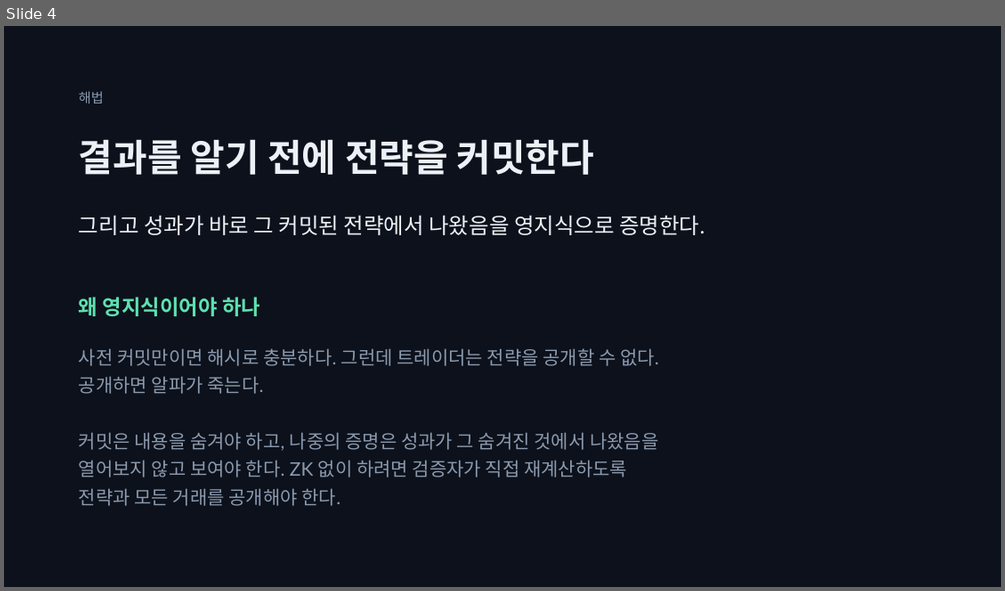
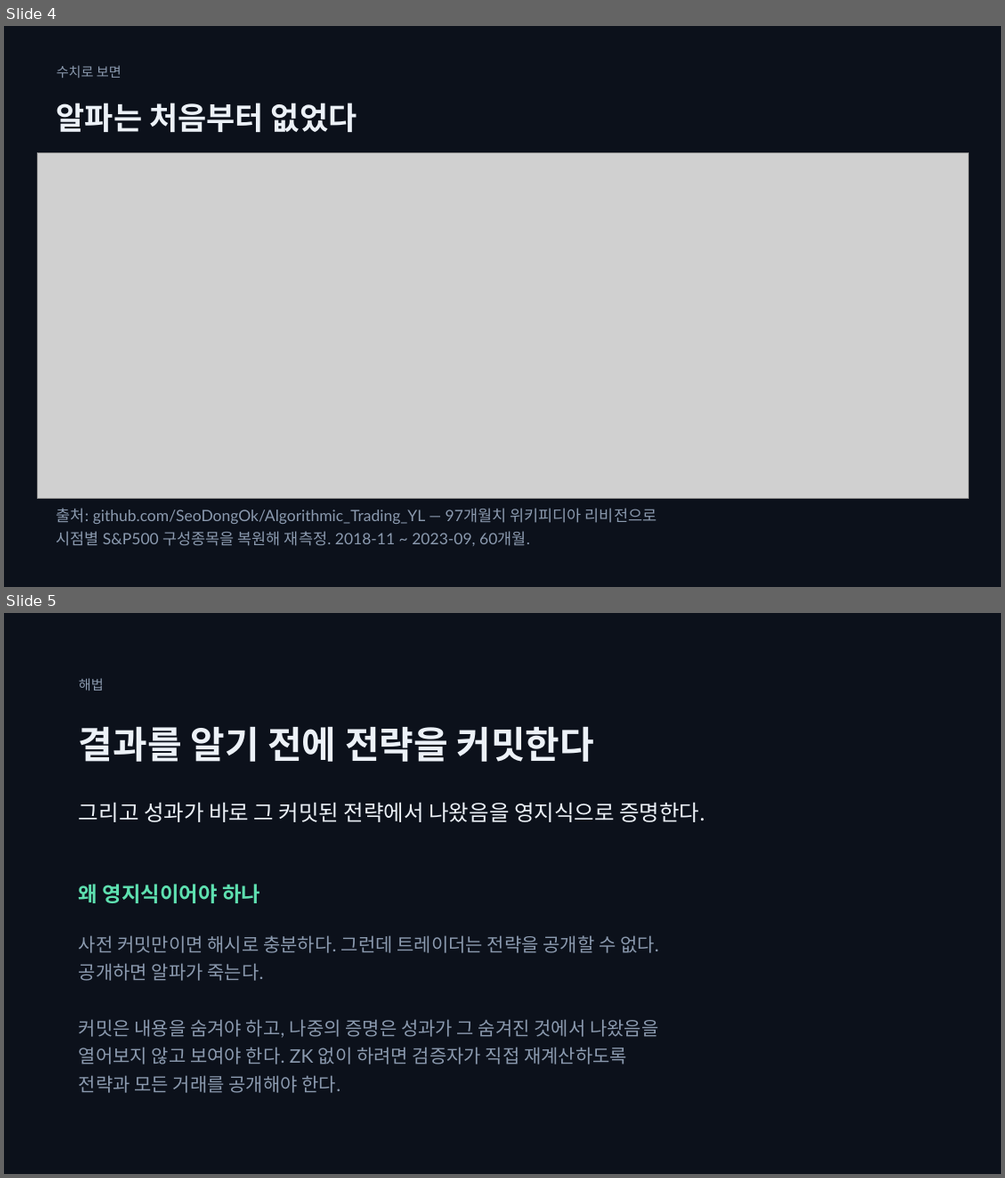
Before and after one commit to SeoDongOk/proof-of-track-record, a slide deck: deck/proof-of-track-record.pptx. Shown one above the other, each under a label of ours: slide 4 before the commit, slides 4 and 5 after it. The pictures are 1005x591 and 1005x1178 pixels, drawn with LibreOffice and Linux fonts; fonts in the diff are those of the drawing; grey boxes stand for pictures. Boxes give left, top, right and bottom in pixels: in the first picture for what was removed or moved away, otherwise in the second. Text is boxed around its words. In the diff, an @@ line names an element or a change of style, - is before the commit and + after.

```diff
--- a/deck/proof-of-track-record.pptx
+++ b/deck/proof-of-track-record.pptx
@@ slide 4 added at bbox=[4, 26, 1001, 587], background #FFFFFF @@
@@ rectangle added at bbox=[4, 26, 1001, 587], fill #0C111B @@
@@ text added at bbox=[57, 65, 121, 78], 13 pt, text #8B9AAF @@
+수치로 보면
@@ text added at bbox=[57, 103, 357, 132], 30 pt, text #ECF1F7, bold @@
+알파는 처음부터 없었다
@@ picture added at bbox=[38, 153, 969, 498] @@
@@ text added at bbox=[57, 507, 656, 546], 15 pt, text #8B9AAF @@
+출처: github.com/SeoDongOk/Algorithmic_Trading_YL — 97개월치 위키피디아 리비전으로
+시점별 S&P500 구성종목을 복원해 재측정. 2018-11 ~ 2023-09, 60개월.
@@ what was slide 4 is now slide 5 @@
```
Also in this commit, not shown: 4 slides changed, 2 other slides added, 16 other files.
